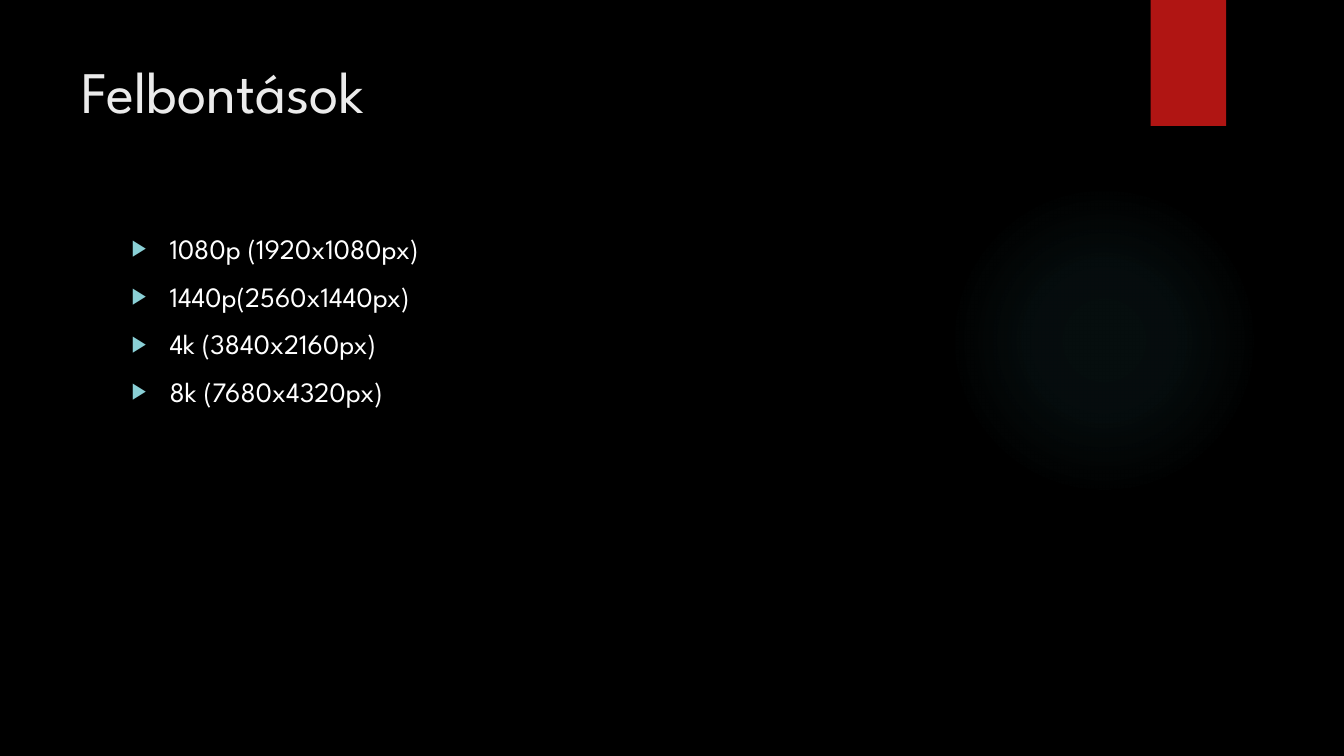
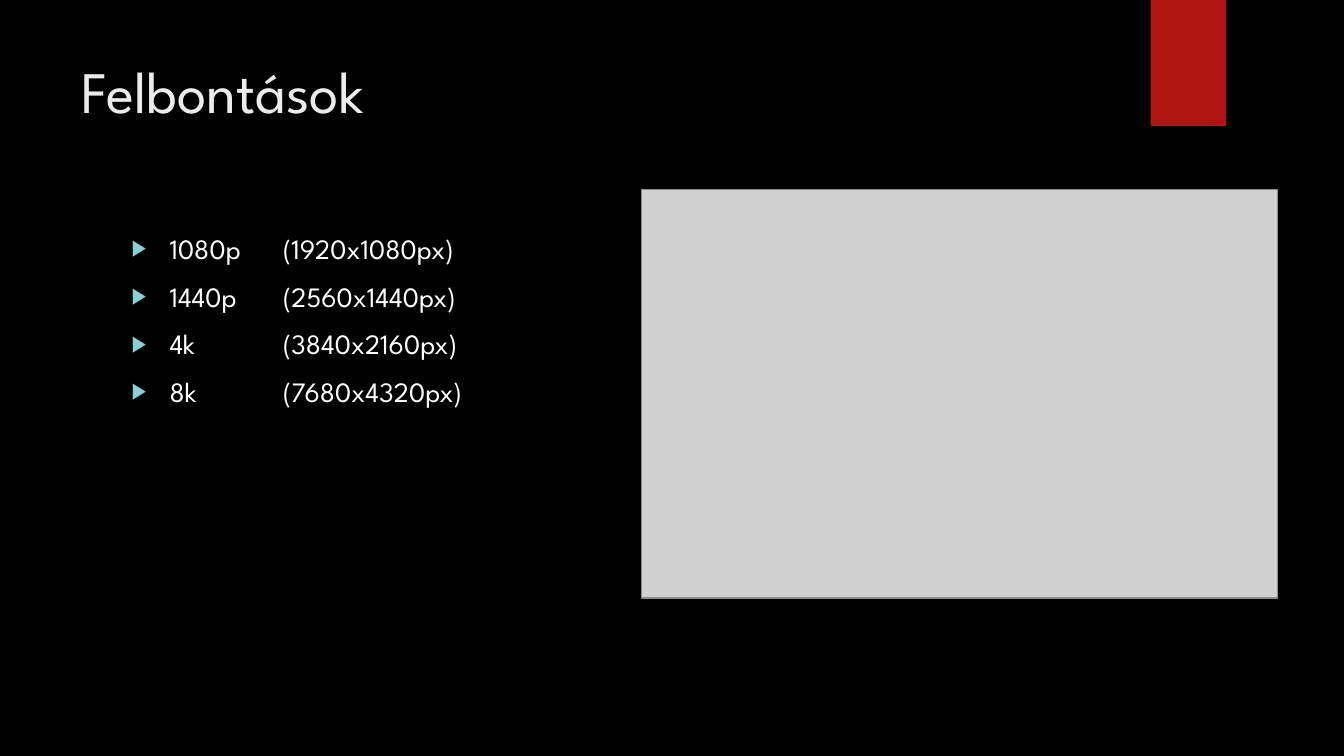
Before and after one commit to peterdaviid/pptkeszites2, a slide deck: slide 4 of Monitorok.pptx. Drawn at 1344x756 pixels with LibreOffice and Linux fonts; fonts in the diff are those of the drawing; grey boxes stand for pictures; background and template pictures are left out. Boxes give left, top, right and bottom in pixels: in the first picture for what was removed or moved away, otherwise in the second. Text is boxed around its words. In the diff, an @@ line names an element or a change of style, - is before the commit and + after.

```diff
--- a/Monitorok.pptx
+++ b/Monitorok.pptx
@@ picture added at (642, 190, 1277, 598) @@
@@ text at (170, 287, 456, 313): spaces changed @@
-▶ 1440p(2560x1440px)
+▶ 1440p (2560x1440px)
```
Also in this commit, not shown: 4 other slides changed.
